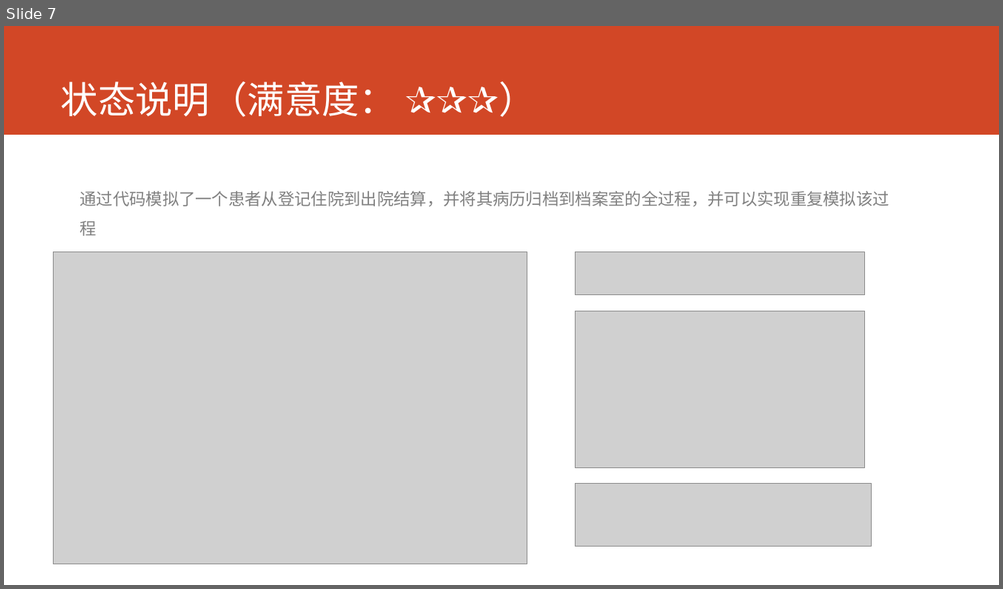
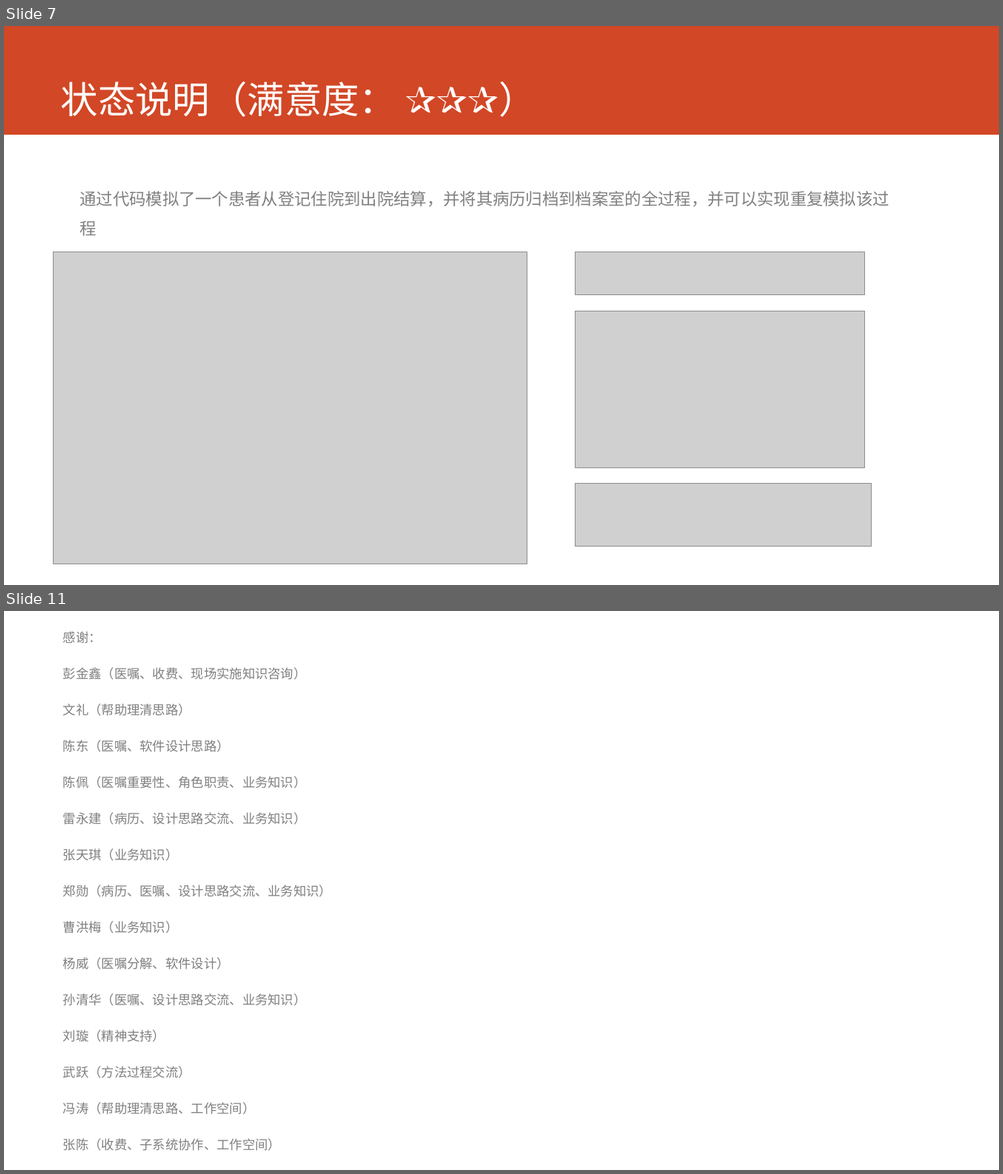
Before and after one commit to AppSecAI-TEST/hospital, a slide deck: doc/状态报告 2017-2-27.pptx. Shown one above the other, each under a label of ours: slide 7 before the commit, slides 7 and 11 after it; the slides between them are not shown. The pictures are 1003x589 and 1003x1174 pixels, drawn with LibreOffice and Linux fonts; fonts in the diff are those of the drawing; grey boxes stand for pictures. Boxes give left, top, right and bottom in pixels: in the first picture for what was removed or moved away, otherwise in the second. Text is boxed around its words. In the diff, an @@ line names an element or a change of style, - is before the commit and + after.

```diff
--- a/doc/状态报告 2017-2-27.pptx
+++ b/doc/状态报告 2017-2-27.pptx
@@ slide 11 added at bbox=[4, 611, 999, 1170], background #FFFFFF @@
@@ text added at bbox=[63, 631, 332, 1151], 12.4 pt, text #808080 @@
+感谢：
+彭金鑫（医嘱、收费、现场实施知识咨询）
+文礼（帮助理清思路）
+陈东（医嘱、软件设计思路）
+陈佩（医嘱重要性、角色职责、业务知识）
+雷永建（病历、设计思路交流、业务知识）
+张天琪（业务知识）
+郑勋（病历、医嘱、设计思路交流、业务知识）
+曹洪梅（业务知识）
+杨威（医嘱分解、软件设计）
+孙清华（医嘱、设计思路交流、业务知识）
+刘璇（精神支持）
+武跃（方法过程交流）
+冯涛（帮助理清思路、工作空间）
+张陈（收费、子系统协作、工作空间）
```
Also in this commit, not shown: 6 slides changed, 1 other slide added, 1 slide removed.
